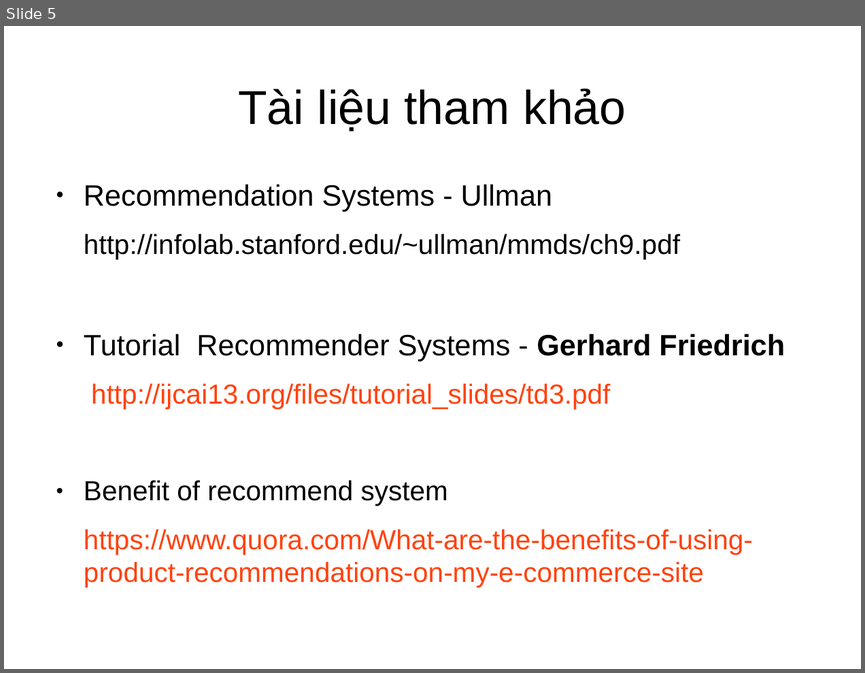
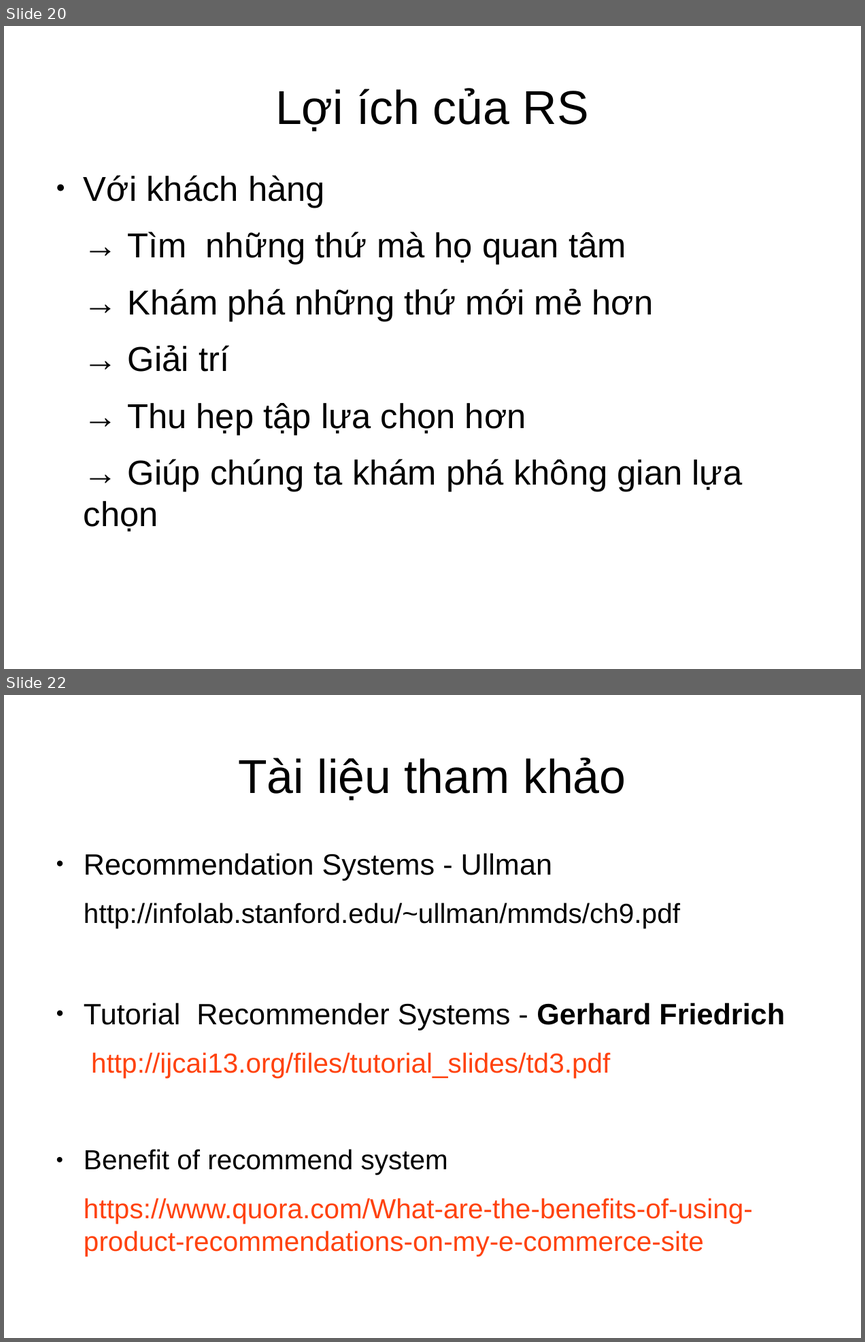
Before and after one commit to dungyeutrang/document, a slide deck: RS.odp. Shown one above the other, each under a label of ours: slide 5 before the commit, slides 20 and 22 after it; the slides between them are not shown. The pictures are 865x673 and 865x1342 pixels, drawn with LibreOffice and Linux fonts; fonts in the diff are those of the drawing. Boxes give left, top, right and bottom in pixels: in the first picture for what was removed or moved away, otherwise in the second. Text is boxed around its words. In the diff, an @@ line names an element or a change of style, - is before the commit and + after.

```diff
--- a/RS.odp
+++ b/RS.odp
@@ slide 20 added at [4, 26, 861, 669], background #FFFFFF @@
@@ title added at [275, 88, 589, 131], 44 pt, text #000000 @@
+Lợi ích của RS
@@ text added at [84, 175, 742, 531], 32 pt, text #000000 @@
+● Với khách hàng
+→ Tìm những thứ mà họ quan tâm
+→ Khám phá những thứ mới mẻ hơn
+→ Giải trí
+→ Thu hẹp tập lựa chọn hơn
+→ Giúp chúng ta khám phá không gian lựa chọn
@@ what was slide 5 is now slide 22 @@
```
Also in this commit, not shown: 1 slide changed, 17 other slides added, 1 slide removed, 1 other file.
